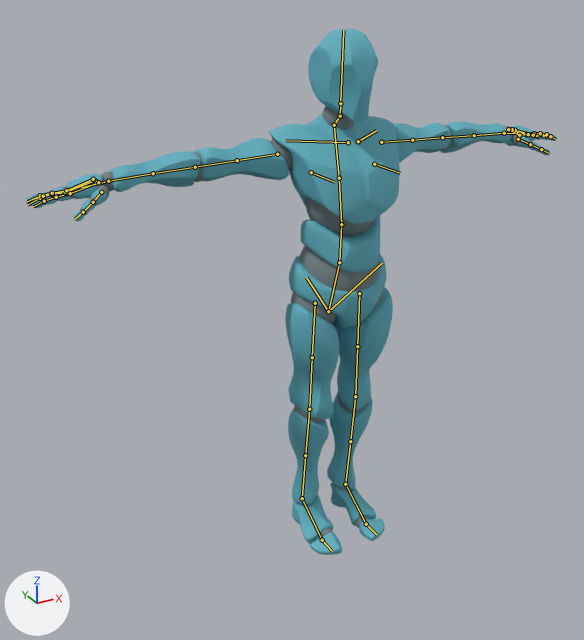
Renders of the Blender file models/characters/ybot/ybot.blend from each side of a commit.
Rendered twice from a 50 mm camera at (-1.37, -2.17, 1.98) aimed at (-0.17, 0.01, 0.89). Every picture has the same lights, and +X, +Y and +Z are marked at lower left. The bones that bend it are drawn over the model as lines.

Names of what the first picture shows: 'ybot_mesh'.
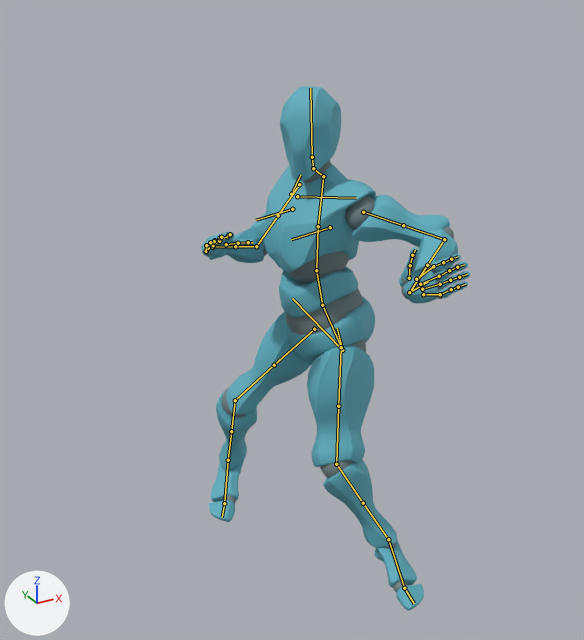
The newer file adds an action. The first version stands in its rest pose; the second is drawn at frame 6 of the action 'Punch'.

Edits to the bpy script that builds the scene:
```text
Change bone_torso:
    where bone_torso = bpy.data.objects['ybot'].pose.bones['torso']  # child of 'MCH-torso.parent'
    bone_torso.location: (0.0, 0.0, 0.0) -> (0.0, 0.0, -0.152)
    bone_torso.rotation_quaternion: (1.0, 0.0, 0.0, 0.0) -> (0.71, 0.045, -0.044, -0.702)  # degrees (0, 0, 0) -> degrees (7, 0, -89)
Change bone_head:
    where bone_head = bpy.data.objects['ybot'].pose.bones['head']  # child of 'MCH-ROT-head'
    bone_head.rotation_quaternion: (1.0, 0.0, 0.0, 0.0) -> (0.931, -0.024, 0.36, -0.048)  # degrees (0, 0, 0) -> degrees (-6, 42, -8)
Change bone_hand_ik_l:
    where bone_hand_ik_l = bpy.data.objects['ybot'].pose.bones['hand_ik.L']  # child of 'MCH-hand_ik.parent.L'
    bone_hand_ik_l.location: (0.0, 0.0, 0.0) -> (-0.785, -0.52, -0.29)
    bone_hand_ik_l.rotation_quaternion: (1.0, 0.0, 0.0, 0.0) -> (0.425, 0.551, -0.633, -0.302)  # degrees (0, 0, 0) -> degrees (117, -12, -90)
Change bone_hand_ik_r:
    where bone_hand_ik_r = bpy.data.objects['ybot'].pose.bones['hand_ik.R']  # child of 'MCH-hand_ik.parent.R'
    bone_hand_ik_r.location: (0.0, 0.0, 0.0) -> (0.332, 0.052, -0.265)
    bone_hand_ik_r.rotation_quaternion: (1.0, 0.0, 0.0, 0.0) -> (0.746, 0.618, 0.246, 0.021)  # degrees (0, 0, 0) -> degrees (83, 20, 21)
Change bone_foot_ik_l:
    where bone_foot_ik_l = bpy.data.objects['ybot'].pose.bones['foot_ik.L']  # child of 'MCH-foot_ik.parent.L'
    bone_foot_ik_l.location: (0.0, 0.0, 0.0) -> (-0.001, -0.299, -0.059)
    bone_foot_ik_l.rotation_quaternion: (1.0, 0.0, 0.0, 0.0) -> (0.993, 0.086, 0.003, -0.059)  # degrees (0, 0, 0) -> degrees (10, 1, -7)
Change bone_foot_ik_r:
    where bone_foot_ik_r = bpy.data.objects['ybot'].pose.bones['foot_ik.R']  # child of 'MCH-foot_ik.parent.R'
    bone_foot_ik_r.location: (0.0, 0.0, 0.0) -> (-0.155, 0.337, 0.028)
    bone_foot_ik_r.rotation_quaternion: (1.0, 0.0, 0.0, 0.0) -> (0.884, 0.085, -0.018, -0.255)  # degrees (0, 0, 0) -> degrees (11, 1, -32)
```

What differs and where, as boxes [x1, y1, x2, y2] in the pictures (584 x 640 px):
'ybot_mesh', posed (49% narrower): before [26, 29, 557, 555]; after [201, 86, 470, 611]
